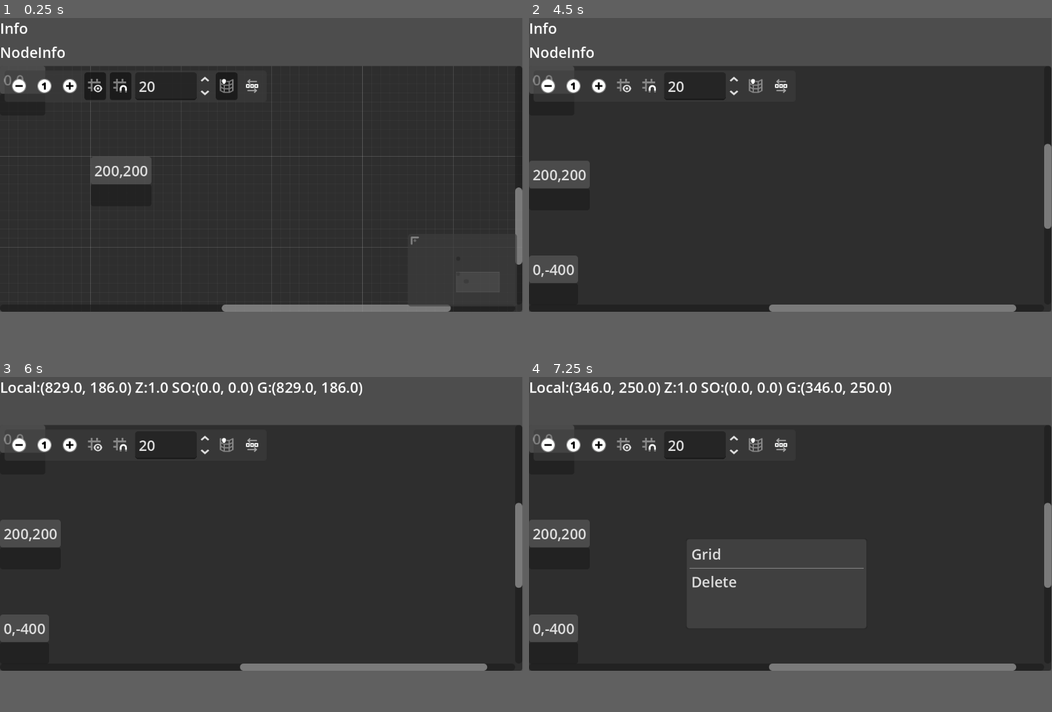
Above: before the commit, frames 1-4 (two rows, left to right).
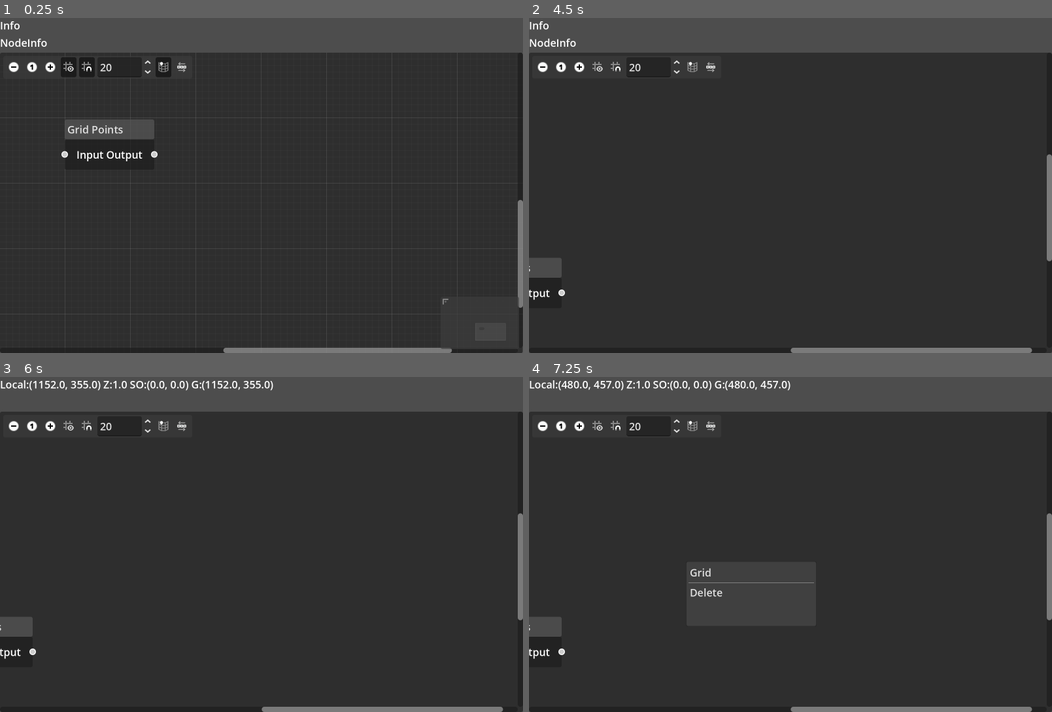
Above: after the commit, the same moments.

Repository: yabadabu/godot_flow
Game: Godot game, scene res://flow_root.tscn
Same seed, same stepped clock (60 frames per second), same inputs: the game is played once before the commit and once after it. The project has no main scene, so this scene is started directly.
Inputs (mouse positions are in pixels of both pictures, inside the frame that each line leads up to; where the layout moved, square brackets give the same spot in the first picture):
- Up to frame 1 (0.25 s): no input
- Up to frame 2 (4.5 s): click (544, 61) [549, 85] at 0.5 s; click (581, 61) [596, 85] at 1.25 s; click (596, 61) [623, 85] at 2 s; click (617, 61) [649, 85] at 2.75 s; click (691, 61) [753, 85] at 3.5 s; click (712, 61) [780, 85] at 4.25 s
- Up to frame 3 (6 s): click (31, 420) [41, 444] at 5 s; tap Enter at 5.75 s; move the mouse to (376, 507) at 5.77 s; tap C at 5.85 s; click (376, 507) at 5.92 s
- Up to frame 4 (7.25 s): tap X at 6.05, 6.6 s; tap Space at 6.5 s; move the mouse to (685, 537) at 6.52 s; hold A from 6.53 s (still down); click (685, 537) at 6.67 s; tap C at 6.8 s
In our replay, the window is 799x449 before the commit and 800x512 after it. These sizes can differ from the game's own. Grey fills any space a smaller window leaves; there, only what the larger window draws over its background counts as a difference.

The runs differ from the first frame. In frame 1, 9.4% of the frame differs, in the area x 0-100%, y 0-100%; in frame 2, 7.9%; in frame 3, 8.9%; in frame 4, 9.3%.

Commit message:
Comment on nodes added connections

Diff:
--- a/flow_root.gd
+++ b/flow_root.gd
@@ -4,25 +4,55 @@
 @onready var info : Label = %LabelInfo
 @onready var node_info : Label = %LabelNodeInfo
 
+var comment_padding = Vector2( 40, 40 )
+
 var local_drop_position : Vector2 = Vector2(0,0)
+var auto_connect_from_node : String
+var auto_connect_from_port : int
+var auto_connect_to_node : String
+var auto_connect_to_port : int
+
+var counter : int = 0
+
+func getNewName():
+	counter+= 1
+	return "id_%04d" % counter
+
+func _ready():
+	#gedit.theme.ac = Color( 1, 0.5, 0.5 );
+	pass
 
 # ------------------------------------------------
-func getSelectedNodes():
-	var nodes = []
+func getSelectedNodes() -> Array[GraphNode]:
+	var nodes : Array[GraphNode] = []
 	for child in gedit.get_children():
 		var node = child as GraphNode
 		if node and node.selected:
 			nodes.push_back(node)
 	return nodes
 
-func deleteNodes( nodes ):
-	for child in nodes:
-		var node = child as GraphNode
+func deleteNodes( nodes : Array[GraphNode] ):
+	for node in nodes:
 		node.queue_free()
 
 func deleteSelectedNodes():
-	var nodes = getSelectedNodes()
+	var nodes := getSelectedNodes()
 	deleteNodes( nodes )
+
+func getRectOfNodes( nodes : Array[GraphNode] ):
+	var r : Rect2
+	var first : bool = true
+	for node in nodes:
+		var p0 = node.position_offset
+		var p1 = p0 + node.size
+		if first:
+			r.position = p0
+			r.size = Vector2(0,0)
+			first = false
+		else:
+			r = r.expand( p0 )
+		r = r.expand( p1 )
+	return r
 
 func localToGraphCoords( local_coords : Vector2 ):
 	#var view_zero_in_scroll_offset = gedit.scroll_offset / gedit.zoom
@@ -46,9 +76,18 @@
 		push_error("Error: Scene file should contain a GraphNode ", uri)
 		return null
 
+	node.name = getNewName()
 	node.position_offset = localToGraphCoords(local_drop_position)
 	node.size.x = 400
 	gedit.add_child(node)
+
+	if auto_connect_from_node:
+		gedit.connect_node(auto_connect_from_node, auto_connect_from_port, node.name, 0)
+		auto_connect_from_node = ""
+
+	if auto_connect_to_node:
+		gedit.connect_node(node.name, 0, auto_connect_to_node, auto_connect_to_port )
+		auto_connect_to_node = ""
 
 # ------------------------------------------------
 func _on_graph_edit_gui_input(event):
@@ -62,12 +101,32 @@
 		return
 
 	var evt_key = event as InputEventKey
-	if evt_key:
+	if evt_key and evt_key.pressed:
 		var key = evt_key.keycode
 		if key == KEY_X:
 			deleteSelectedNodes()
 		if key == KEY_A:
 			openAddMenu()
+		if key == KEY_C:
+			addComment()
+
+func addComment():
+	var nodes = getSelectedNodes()
+	var rect = getRectOfNodes( nodes )
+	rect.position -= comment_padding
+	rect.size += comment_padding * 2
+
+	var frame := GraphFrame.new()
+	frame.name = getNewName()
+	frame.title = "My Comments..."
+	frame.position_offset = rect.position
+	frame.size = rect.size
+	frame.tint_color = Color.DARK_SLATE_BLUE
+	frame.tint_color_enabled = true
+	gedit.add_child(frame)
+
+	for node in nodes:
+		gedit.attach_graph_element_to_frame( node.name, frame.name )
 
 func updateNodeInfo():
 	var new_text : String
@@ -97,4 +156,39 @@
 	addNode( "grid" )
 
 func _on_popup_menu_id_pressed(id: int) -> void:
-	addNode( "grid" )
+	if id == 0:
+		addNode( "grid" )
+	else:
+		# Highlight the connection...
+		var nodes = getSelectedNodes()
+		if nodes.size() > 1:
+			var node = nodes[0]
+			var target = nodes[1]
+			gedit.set_connection_activity( node.name, 0, target.name, 0, 1.0)
+
+func _on_graph_edit_connection_request(from_node: StringName, from_port: int, to_node: StringName, to_port: int) -> void:
+	# This is called when the user tries to connect two ports
+	# You can add validation logic here if needed
+	# Create the connection
+	gedit.connect_node(from_node, from_port, to_node, to_port)
+	# Optional: Store connection data for your own logic
+	print("Connected: ", from_node, ":", from_port, " -> ", to_node, ":", to_port)
+
+func _on_graph_edit_disconnection_request(from_node: StringName, from_port: int, to_node: StringName, to_port: int) -> void:
+	# Remove the connection
+	gedit.disconnect_node(from_node, from_port, to_node, to_port)
+
+	# Optional: Update your own data structures
+	print("Disconnected: ", from_node, ":", from_port, " -> ", to_node, ":", to_port)
+
+func _on_graph_edit_connection_to_empty(from_node: StringName, from_port: int, release_position: Vector2) -> void:
+	auto_connect_from_node = from_node
+	auto_connect_from_port = from_port
+	local_drop_position = release_position
+	_on_graph_edit_popup_request( local_drop_position )
+
+func _on_graph_edit_connection_from_empty(to_node: StringName, to_port: int, release_position: Vector2) -> void:
+	auto_connect_to_node = to_node
+	auto_connect_to_port = to_port
+	local_drop_position = release_position
+	_on_graph_edit_popup_request( local_drop_position )
--- a/flow_root.tscn
+++ b/flow_root.tscn
@@ -1,6 +1,7 @@
-[gd_scene load_steps=2 format=3 uid="uid://bl8p4bid734wo"]
+[gd_scene load_steps=3 format=3 uid="uid://bl8p4bid734wo"]
 
 [ext_resource type="Script" uid="uid://rhc2whb7j6tt" path="res://flow_root.gd" id="1_lpoe1"]
+[ext_resource type="PackedScene" uid="uid://3bdcpg54ctoy" path="res://flow_nodes/grid.tscn" id="2_lsii6"]
 
 [node name="FlowRoot" type="Control"]
 layout_mode = 3
@@ -37,8 +38,11 @@
 unique_name_in_owner = true
 layout_mode = 2
 size_flags_vertical = 3
+theme_override_colors/activity = Color(1, 0.501961, 0.25098, 1)
+connection_lines_thickness = 3.0
 
 [node name="GraphNode3" type="GraphNode" parent="VBoxContainer/GraphEdit"]
+visible = false
 layout_mode = 0
 offset_right = 100.0
 offset_bottom = 100.0
@@ -46,6 +50,7 @@
 title = "0,0"
 
 [node name="GraphNode" type="GraphNode" parent="VBoxContainer/GraphEdit"]
+visible = false
 layout_mode = 0
 offset_left = 200.0
 offset_top = 200.0
@@ -56,6 +61,7 @@
 title = "200,200"
 
 [node name="GraphNode2" type="GraphNode" parent="VBoxContainer/GraphEdit"]
+visible = false
 layout_mode = 0
 offset_top = -400.0
 offset_right = 100.0
@@ -63,6 +69,15 @@
 mouse_filter = 1
 position_offset = Vector2(0, -400)
 title = "0,-400"
+
+[node name="Grid" parent="VBoxContainer/GraphEdit" instance=ExtResource("2_lsii6")]
+layout_mode = 0
+offset_left = 198.0
+offset_top = 204.0
+offset_right = 431.0
+offset_bottom = 282.0
+mouse_filter = 1
+position_offset = Vector2(198, 204)
 
 [node name="PopupMenu" type="PopupMenu" parent="."]
 unique_name_in_owner = true
@@ -75,6 +90,10 @@
 item_2/text = "Delete"
 item_2/id = 2
 
+[connection signal="connection_from_empty" from="VBoxContainer/GraphEdit" to="." method="_on_graph_edit_connection_from_empty"]
+[connection signal="connection_request" from="VBoxContainer/GraphEdit" to="." method="_on_graph_edit_connection_request"]
+[connection signal="connection_to_empty" from="VBoxContainer/GraphEdit" to="." method="_on_graph_edit_connection_to_empty"]
+[connection signal="disconnection_request" from="VBoxContainer/GraphEdit" to="." method="_on_graph_edit_disconnection_request"]
 [connection signal="gui_input" from="VBoxContainer/GraphEdit" to="." method="_on_graph_edit_gui_input"]
 [connection signal="node_selected" from="VBoxContainer/GraphEdit" to="." method="_on_graph_edit_node_selected"]
 [connection signal="popup_request" from="VBoxContainer/GraphEdit" to="." method="_on_graph_edit_popup_request"]
--- a/project.godot
+++ b/project.godot
@@ -14,6 +14,11 @@
 config/features=PackedStringArray("4.4", "Forward Plus")
 config/icon="res://icon.svg"
 
+[display]
+
+window/size/viewport_width=1600
+window/size/viewport_height=1024
+
 [gui]
 
 theme/default_theme_scale=2.0
